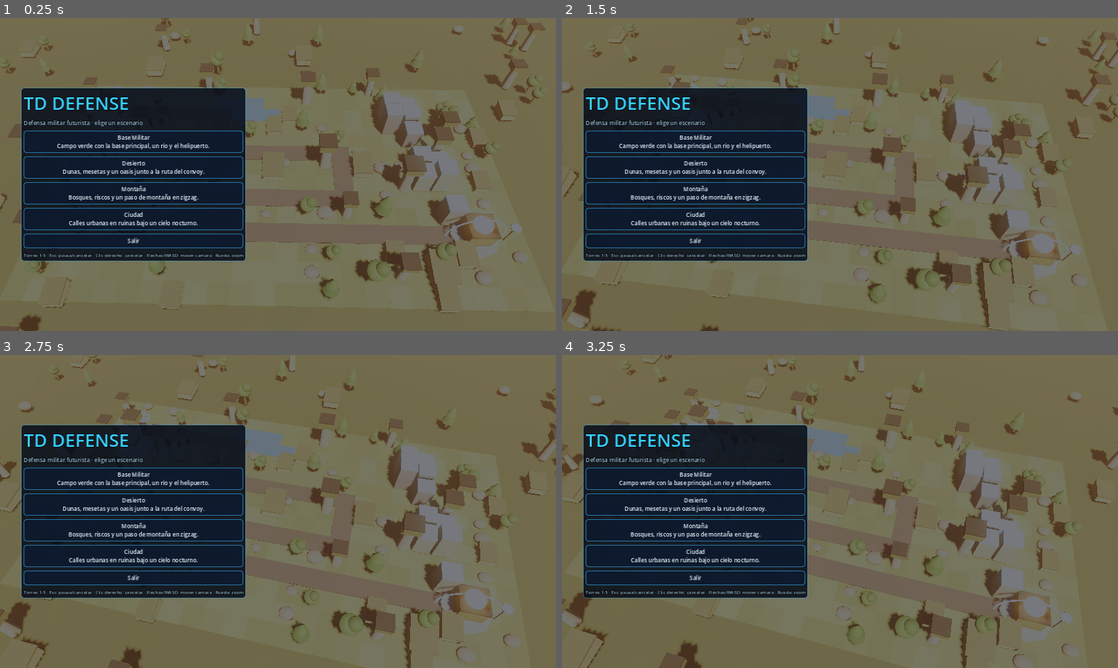
Above: before the commit, frames 1-4 (two rows, left to right).
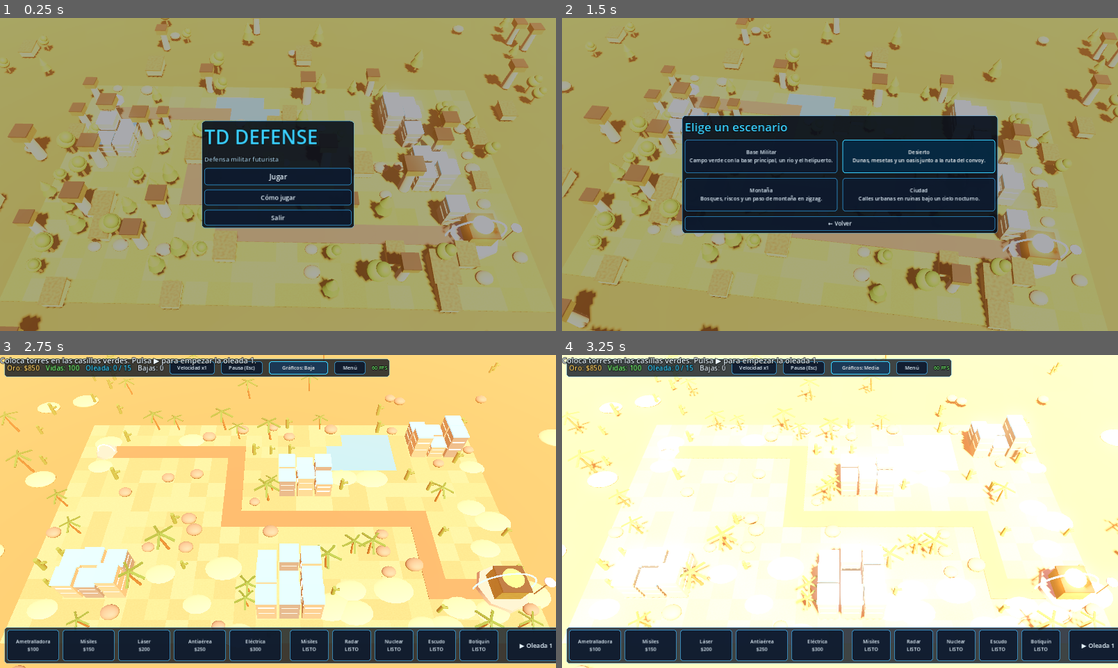
Above: after the commit, the same moments.

Repository: ZaBaDeVgit/TdDefense
Game: Godot game, scene res://scenes/main.tscn
Same seed, same stepped clock (60 frames per second), same inputs: the game is played once before the commit and once after it.
Inputs (mouse positions are in pixels of both pictures, inside the frame that each line leads up to):
- Up to frame 1 (0.25 s): no input
- Up to frame 2 (1.5 s): click (840, 177) at 0.5 s, where only the run after the commit has a clickable "Jugar"; tap Enter at 1.25 s; move the mouse to (962, 158) at 1.27 s; hold D from 1.28 s (still down); tap 1 at 1.35 s; click (962, 158) at 1.42 s
- Up to frame 3 (2.75 s): tap Space at 1.52, 1.82 s; tap 5 at 1.55 s; release D at 2 s; click (300, 367) at 2 s, where only the run after the commit has a clickable "Gráficos: Alta"
- Up to frame 4 (3.25 s): click (862, 367) at 2.75 s, where only the run after the commit has a clickable "Gráficos: Baja"

The runs differ from the first frame. In frame 1, 98% of the frame differs, in the area x 0-100%, y 0-100%; in frame 2, 94%; in frame 3, 100%; in frame 4, 100%.

Commit message:
Godot: controles solo con raton (arrastrar torres), menus por pantallas, texturas, detalles y selector de graficos
Co-authored-by: arena-agent <297053741+arena-agent@users.noreply.github.com>

Diff:
--- a/godot/scripts/main.gd
+++ b/godot/scripts/main.gd
@@ -85,6 +85,19 @@
 var lbl_end_text: Label
 var flash_rect: ColorRect
 var msg_t := 0.0
+var btn_quality: Button
+var btn_menu: Button
+var lbl_fps: Label
+var top_panel: PanelContainer
+var bottom_panel: PanelContainer
+var quality := 2
+var fps_t := 0.0
+var drag_key := ""
+var drag_active := false
+var drag_start := Vector2.ZERO
+var drag_preview: Control = null
+var drag_release_frame := -10
+var screens: Dictionary = {}
 
 func _ready() -> void:
 	rng.randomize()
@@ -162,7 +175,8 @@
 	ui.add_child(hud_root)
 
 	# Barra superior
-	var top := panel()
+	top_panel = panel()
+	var top := top_panel
 	top.position = Vector2(12, 10)
 	hud_root.add_child(top)
 	var top_h := HBoxContainer.new()
@@ -180,6 +194,12 @@
 	top_h.add_child(btn_speed)
 	btn_pause = mk_button("Pausa (Esc)", toggle_pause, Vector2(120, 34), 14)
 	top_h.add_child(btn_pause)
+	btn_quality = mk_button("Gráficos: Alta", on_quality, Vector2(170, 34), 14)
+	top_h.add_child(btn_quality)
+	btn_menu = mk_button("Menú", on_menu, Vector2(90, 34), 14)
+	top_h.add_child(btn_menu)
+	lbl_fps = mk_label("60 FPS", 14, Color("#7dff7a"))
+	top_h.add_child(lbl_fps)
 
 	# Mensajes
 	lbl_msg = mk_label("", 22, COL_TEXT)
@@ -207,7 +227,8 @@
 	ih.add_child(btn_sell)
 
 	# Barra inferior: torres, habilidades y oleadas
-	var bottom := panel()
+	bottom_panel = panel()
+	var bottom := bottom_panel
 	bottom.set_anchors_preset(Control.PRESET_BOTTOM_WIDE)
 	bottom.offset_top = -118
 	bottom.offset_bottom = -12
@@ -220,8 +241,9 @@
 	for i in range(TDData.TOWER_ORDER.size()):
 		var key: String = TDData.TOWER_ORDER[i]
 		var t: Dictionary = TDData.TOWERS[key]
-		var b := mk_button("%d · %s\n$%d" % [i + 1, t["name"], t["cost"]], on_build.bind(key), Vector2(132, 58), 14)
+		var b := mk_button("%s\n$%d" % [t["name"], t["cost"]], on_build.bind(key), Vector2(150, 58), 14)
 		tower_btns[key] = b
+		b.gui_input.connect(on_tower_gui.bind(key))
 		bh.add_child(b)
 	var sep := VSeparator.new()
 	bh.add_child(sep)
@@ -236,43 +258,96 @@
 	btn_wave = mk_button("▶ Oleada 1", on_start_wave, Vector2(170, 58), 18)
 	bh.add_child(btn_wave)
 
+func make_screen() -> Control:
+	var c := Control.new()
+	c.set_anchors_preset(Control.PRESET_FULL_RECT)
+	c.mouse_filter = Control.MOUSE_FILTER_IGNORE
+	c.visible = false
+	return c
+
+func center_of(c: Control) -> CenterContainer:
+	var cc := CenterContainer.new()
+	cc.set_anchors_preset(Control.PRESET_FULL_RECT)
+	cc.mouse_filter = Control.MOUSE_FILTER_IGNORE
+	c.add_child(cc)
+	return cc
+
 func build_menu() -> void:
 	menu_root = Control.new()
 	menu_root.set_anchors_preset(Control.PRESET_FULL_RECT)
+	menu_root.mouse_filter = Control.MOUSE_FILTER_IGNORE
 	ui.add_child(menu_root)
 	var shade := ColorRect.new()
-	shade.color = Color(0.02, 0.04, 0.08, 0.55)
+	shade.color = Color(0.02, 0.04, 0.08, 0.35)
 	shade.set_anchors_preset(Control.PRESET_FULL_RECT)
 	shade.mouse_filter = Control.MOUSE_FILTER_IGNORE
 	menu_root.add_child(shade)
-	var vwrap := VBoxContainer.new()
-	vwrap.set_anchors_preset(Control.PRESET_FULL_RECT)
-	vwrap.mouse_filter = Control.MOUSE_FILTER_IGNORE
-	menu_root.add_child(vwrap)
-	var sp1 := Control.new()
-	sp1.size_flags_vertical = Control.SIZE_EXPAND_FILL
-	vwrap.add_child(sp1)
-	var hwrap := HBoxContainer.new()
-	vwrap.add_child(hwrap)
-	var ml := MarginContainer.new()
-	ml.add_theme_constant_override("margin_left", 60)
-	hwrap.add_child(ml)
-	var box := panel(Color(0.02, 0.05, 0.1, 0.85))
-	box.custom_minimum_size = Vector2(520, 0)
-	ml.add_child(box)
-	var sp2 := Control.new()
-	sp2.size_flags_vertical = Control.SIZE_EXPAND_FILL
-	vwrap.add_child(sp2)
+
+	# Pantalla principal
+	var s_main := make_screen()
+	menu_root.add_child(s_main)
+	screens["main"] = s_main
+	var box := panel(Color(0.02, 0.05, 0.1, 0.88))
+	box.custom_minimum_size = Vector2(440, 0)
+	center_of(s_main).add_child(box)
 	var v := VBoxContainer.new()
-	v.add_theme_constant_override("separation", 10)
+	v.add_theme_constant_override("separation", 12)
 	box.add_child(v)
-	v.add_child(mk_label("TD DEFENSE", 52, COL_ACCENT))
-	v.add_child(mk_label("Defensa militar futurista · elige un escenario", 16, Color("#9fc6df")))
+	v.add_child(mk_label("TD DEFENSE", 56, COL_ACCENT))
+	v.add_child(mk_label("Defensa militar futurista", 18, Color("#9fc6df")))
+	v.add_child(mk_button("Jugar", func(): show_screen("maps"), Vector2(400, 50), 20))
+	v.add_child(mk_button("Cómo jugar", func(): show_screen("help"), Vector2(400, 46), 18))
+	v.add_child(mk_button("Salir", on_quit, Vector2(400, 46), 18))
+
+	# Seleccion de escenario
+	var s_maps := make_screen()
+	menu_root.add_child(s_maps)
+	screens["maps"] = s_maps
+	var box2 := panel(Color(0.02, 0.05, 0.1, 0.9))
+	center_of(s_maps).add_child(box2)
+	var v2 := VBoxContainer.new()
+	v2.add_theme_constant_override("separation", 14)
+	box2.add_child(v2)
+	v2.add_child(mk_label("Elige un escenario", 34, COL_ACCENT))
+	var grid := GridContainer.new()
+	grid.columns = 2
+	grid.add_theme_constant_override("h_separation", 14)
+	grid.add_theme_constant_override("v_separation", 14)
+	v2.add_child(grid)
 	for i in range(TDData.SCENARIOS.size()):
 		var sc: Dictionary = TDData.SCENARIOS[i]
-		v.add_child(mk_button("%s\n%s" % [sc["name"], sc["desc"]], on_play.bind(i), Vector2(480, 64), 16))
-	v.add_child(mk_button("Salir", on_quit, Vector2(480, 42), 16))
-	v.add_child(mk_label("Torres 1-5 · Esc: pausa/cancelar · Clic derecho: cancelar · Flechas/WASD: mover cámara · Rueda: zoom", 13, Color("#9fc6df")))
+		grid.add_child(mk_button("%s\n%s" % [sc["name"], sc["desc"]], on_play.bind(i), Vector2(440, 96), 15))
+	v2.add_child(mk_button("← Volver", func(): show_screen("main"), Vector2(200, 42), 16))
+
+	# Como jugar
+	var s_help := make_screen()
+	menu_root.add_child(s_help)
+	screens["help"] = s_help
+	var box3 := panel(Color(0.02, 0.05, 0.1, 0.9))
+	center_of(s_help).add_child(box3)
+	var v3 := VBoxContainer.new()
+	v3.add_theme_constant_override("separation", 12)
+	box3.add_child(v3)
+	v3.add_child(mk_label("Cómo jugar", 34, COL_ACCENT))
+	var txt := mk_label("""Arrastra una torre desde la barra inferior hasta una casilla verde del mapa.
+Haz clic en una torre construida para mejorarla (hasta nivel 3) o venderla.
+Pulsa ▶ Oleada para empezar. Los enemigos siguen el camino hasta tu base.
+Cada enemigo abatido da oro. Si pierdes todas las vidas, la base cae.
+Habilidades: Misiles y Radar requieren un objetivo; Nuclear, Escudo y Botiquín son inmediatas.
+
+Controles con ratón:
+· Arrastrar con el botón central: mover la cámara
+· Rueda: zoom · Acercar el ratón a los bordes: desplazar
+· Clic derecho: cancelar · Esc: pausa""", 16, COL_TEXT)
+	txt.autowrap_mode = TextServer.AUTOWRAP_WORD_SMART
+	txt.custom_minimum_size = Vector2(680, 0)
+	v3.add_child(txt)
+	v3.add_child(mk_button("← Volver", func(): show_screen("main"), Vector2(200, 42), 16))
+	show_screen("main")
+
+func show_screen(which: String) -> void:
+	for k in screens.keys():
+		(screens[k] as Control).visible = (k == which)
 
 func build_pause() -> void:
 	pause_root = Control.new()
@@ -326,6 +401,7 @@
 	in_game = false
 	paused = false
 	menu_root.visible = true
+	show_screen("main")
 	hud_root.visible = false
 	pause_root.visible = false
 	end_root.visible = false
@@ -545,7 +621,7 @@
 	env.background_mode = Environment.BG_SKY
 	env.sky = sky_res
 	env.ambient_light_source = Environment.AMBIENT_SOURCE_SKY
-	env.ambient_light_energy = 0.8
+	env.ambient_light_energy = 1.0
 	env.tonemap_mode = Environment.TONE_MAPPER_ACES
 	env.tonemap_exposure = 1.05
 	env.glow_enabled = true
@@ -556,7 +632,12 @@
 	env.fog_light_color = Color(sc["sky_bottom"])
 	env.fog_density = 0.006
 	env.ssao_enabled = true
+	env.adjustment_enabled = true
+	env.adjustment_saturation = 1.18
+	env.adjustment_contrast = 1.08
+	env.adjustment_brightness = 1.03
 	env_node.environment = env
+	apply_quality()
 	var night: bool = sc["id"] == "ciudad"
 	sun.light_energy = 1.0 if night else 2.2
 	sun.light_color = Color("#9fb4ff") if night else Color("#ffe2b0")
@@ -584,7 +665,7 @@
 				var _w := TDModels.box(world, Vector3(TDData.TILE, 0.3, TDData.TILE), water_mat, Vector3(p.x, -0.12, p.z))
 				continue
 			# Terreno base de cada casilla
-			var _g := TDModels.box(world, Vector3(TDData.TILE, 0.4, TDData.TILE), make_mat("#" + gcol.to_html(false)), Vector3(p.x, -0.2, p.z))
+			var _g := TDModels.box(world, Vector3(TDData.TILE, 0.4, TDData.TILE), TDModels.ground_mat(gcol), Vector3(p.x, -0.2, p.z))
 			if t == "P":
 				var _rd := TDModels.box(world, Vector3(TDData.TILE * 1.02, 0.06, TDData.TILE * 1.02), road_mat, Vector3(p.x, 0.03, p.z))
 			elif t == "#":
@@ -593,6 +674,14 @@
 				var bcol: String = bcols[rng.randi() % 3]
 				var _bld := TDModels.box(world, Vector3(TDData.TILE * 0.86, h, TDData.TILE * 0.86), make_mat(bcol), Vector3(p.x, h / 2.0, p.z))
 				TDModels.box(world, Vector3(TDData.TILE * 0.9, 0.15, TDData.TILE * 0.9), TDModels.glow("#44c8ff", 0.8), Vector3(p.x, h + 0.08, p.z))
+				var half := TDData.TILE * 0.43
+				for fy in [0.4, 0.75]:
+					var yy: float = h * float(fy)
+					var win := TDModels.glow("#ffd9a0", 0.9)
+					TDModels.box(world, Vector3(TDData.TILE * 0.7, 0.14, 0.04), win, Vector3(p.x, yy, p.z + half))
+					TDModels.box(world, Vector3(TDData.TILE * 0.7, 0.14, 0.04), win, Vector3(p.x, yy, p.z - half))
+					TDModels.box(world, Vector3(0.04, 0.14, TDData.TILE * 0.7), win, Vector3(p.x + half, yy, p.z))
+					TDModels.box(world, Vector3(0.04, 0.14, TDData.TILE * 0.7), win, Vector3(p.x - half, yy, p.z))
 			elif t == "." and rng.randf() < 0.38 and not deco.is_empty():
 				var kind: String = deco[rng.randi() % deco.size()]
 				var prop := TDModels.build_prop(kind, rng)
@@ -1074,6 +1163,8 @@
 	return get_tile(c, r) == "." and not tower_at.has(Vector2i(c, r))
 
 func on_build(key: String) -> void:
+	if Engine.get_process_frames() == drag_release_frame:
+		return
 	if not in_game or over:
 		return
 	skill_mode = ""
@@ -1258,10 +1349,70 @@
 	tw.tween_property(flash_rect, "color:a", 0.0, duration)
 
 # ====================== Bucle principal ======================
+func _input(event: InputEvent) -> void:
+	if drag_key == "":
+		return
+	if event is InputEventMouseMotion:
+		var mp: Vector2 = event.position
+		if not drag_active and mp.distance_to(drag_start) > 8.0:
+			start_drag_visual()
+		if drag_active and drag_preview:
+			drag_preview.position = mp + Vector2(18, 14)
+	elif event is InputEventMouseButton and event.button_index == MOUSE_BUTTON_LEFT and not event.pressed:
+		if drag_active:
+			var pos: Vector2 = event.position
+			if in_game and not over_hud(pos):
+				var cell := pick_cell(pos)
+				if cell.x >= 0:
+					place_tower(drag_key, cell)
+			build_type = ""
+			drag_release_frame = Engine.get_process_frames()
+			end_drag_visual()
+		drag_key = ""
+		drag_active = false
+
+func on_tower_gui(event: InputEvent, key: String) -> void:
+	if event is InputEventMouseButton and event.button_index == MOUSE_BUTTON_LEFT and event.pressed:
+		if in_game and not over and not paused:
+			drag_key = key
+			drag_start = get_viewport().get_mouse_position()
+			drag_active = false
+
+func over_hud(pos: Vector2) -> bool:
+	if top_panel.get_global_rect().has_point(pos):
+		return true
+	if bottom_panel.get_global_rect().has_point(pos):
+		return true
+	if info_box.visible and info_box.get_global_rect().has_point(pos):
+		return true
+	return false
+
+func start_drag_visual() -> void:
+	drag_active = true
+	build_type = drag_key
+	selected = null
+	info_box.visible = false
+	sel_ring.visible = false
+	drag_preview = panel()
+	drag_preview.mouse_filter = Control.MOUSE_FILTER_IGNORE
+	drag_preview.add_child(mk_label(TDData.TOWERS[drag_key]["name"], 15, COL_ACCENT))
+	ui.add_child(drag_preview)
+
+func end_drag_visual() -> void:
+	if drag_preview and is_instance_valid(drag_preview):
+		drag_preview.queue_free()
+	drag_preview = null
+
 func _unhandled_input(event: InputEvent) -> void:
 	if not in_game:
 		return
-	if event is InputEventMouseButton and event.pressed:
+	if event is InputEventMouseMotion:
+		var mm := event as InputEventMouseMotion
+		if (mm.button_mask & MOUSE_BUTTON_MASK_MIDDLE) != 0:
+			var k := cam_dist / 46.0 * 0.06
+			cam_target.x -= mm.relative.x * k
+			cam_target.z -= mm.relative.y * k
+	elif event is InputEventMouseButton and event.pressed:
 		var mb := event as InputEventMouseButton
 		if mb.button_index == MOUSE_BUTTON_WHEEL_UP:
 			cam_dist = maxf(22.0, cam_dist - 2.5)
@@ -1271,19 +1422,31 @@
 			cancel_modes()
 		elif mb.button_index == MOUSE_BUTTON_LEFT:
 			on_world_click(mb.position)
-	elif event is InputEventKey and event.pressed and not event.echo:
-		var k := event as InputEventKey
-		if k.keycode == KEY_ESCAPE:
-			if build_type != "" or skill_mode != "" or selected != null:
-				cancel_modes()
-			else:
-				toggle_pause()
-		elif k.keycode >= KEY_1 and k.keycode <= KEY_5:
-			on_build(TDData.TOWER_ORDER[k.keycode - KEY_1])
-		elif k.keycode == KEY_SPACE:
-			on_start_wave()
-		elif k.keycode == KEY_P:
+	elif event is InputEventKey and event.pressed and not event.echo and event.keycode == KEY_ESCAPE:
+		if build_type != "" or skill_mode != "" or selected != null:
+			cancel_modes()
+		else:
 			toggle_pause()
+
+func on_quality() -> void:
+	quality = (quality + 1) % 3
+	apply_quality()
+
+func apply_quality() -> void:
+	var names := ["Baja", "Media", "Alta"]
+	btn_quality.text = "Gráficos: " + names[quality]
+	sun.shadow_enabled = quality >= 1
+	var env: Environment = env_node.environment
+	if env:
+		env.ssao_enabled = quality == 2
+		env.glow_enabled = quality >= 1
+	match quality:
+		0:
+			get_viewport().msaa_3d = Viewport.MSAA_DISABLED
+		1:
+			get_viewport().msaa_3d = Viewport.MSAA_2X
+		_:
+			get_viewport().msaa_3d = Viewport.MSAA_4X
 
 func cancel_modes() -> void:
 	build_type = ""
@@ -1316,30 +1479,38 @@
 	info_box.position = Vector2(vp.x - 300.0, 72.0)
 
 func _process(delta: float) -> void:
-	# Camara
-	var move := Vector3.ZERO
-	if Input.is_key_pressed(KEY_A) or Input.is_key_pressed(KEY_LEFT):
-		move.x -= 1
-	if Input.is_key_pressed(KEY_D) or Input.is_key_pressed(KEY_RIGHT):
-		move.x += 1
-	if Input.is_key_pressed(KEY_W) or Input.is_key_pressed(KEY_UP):
-		move.z -= 1
-	if Input.is_key_pressed(KEY_S) or Input.is_key_pressed(KEY_DOWN):
-		move.z += 1
+	# Camara: desplazamiento por bordes de pantalla, zoom con rueda y arrastre con boton central
+	var vp_size := get_viewport().get_visible_rect().size
+	var mp0 := get_viewport().get_mouse_position()
+	var pan := Vector2.ZERO
+	if in_game and Rect2(Vector2.ZERO, vp_size).has_point(mp0):
+		if mp0.x < 8.0:
+			pan.x -= 1.0
+		elif mp0.x > vp_size.x - 8.0:
+			pan.x += 1.0
+		if mp0.y < 8.0:
+			pan.y -= 1.0
+		elif mp0.y > vp_size.y - 8.0:
+			pan.y += 1.0
 	if in_game:
-		cam_target += move.normalized() * 22.0 * delta * (cam_dist / 46.0)
+		cam_target += Vector3(pan.x, 0, pan.y) * 22.0 * delta * (cam_dist / 46.0)
+		cam_target.x = clampf(cam_target.x, -12.0, W * TDData.TILE + 12.0)
+		cam_target.z = clampf(cam_target.z, -12.0, H * TDData.TILE + 12.0)
 	else:
 		cam_orbit += delta * 0.08
+		cam_target = Vector3(W * TDData.TILE * 0.5, 0, H * TDData.TILE * 0.5)
+		cam_dist = 40.0
 	var pitch := deg_to_rad(54.0)
 	var yaw := cam_orbit if not in_game else 0.0
 	var off := Vector3(sin(yaw) * cos(pitch), sin(pitch), cos(yaw) * cos(pitch)) * cam_dist
-	if not in_game:
-		cam_target = Vector3(W * TDData.TILE * 0.5, 0, H * TDData.TILE * 0.5)
-		cam_dist = 40.0
 	cam.position = cam_target + off
 	cam.look_at(cam_target, Vector3.UP)
 
-	layout_ui()
+	fps_t -= delta
+	if fps_t <= 0.0:
+		fps_t = 0.5
+		lbl_fps.text = "%d FPS" % Engine.get_frames_per_second()
+
 	if msg_t > 0.0:
 		msg_t -= delta
 		lbl_msg.modulate.a = clampf(msg_t / 0.6, 0.0, 1.0)
--- a/godot/scripts/models.gd
+++ b/godot/scripts/models.gd
@@ -47,6 +47,59 @@
 			if key.begins_with("#"):
 				col = Color(key)
 	m.albedo_color = col
+	if key == "camo" or key == "olive":
+		m.albedo_texture = camo_noise()
+		m.uv1_scale = Vector3(2, 2, 1)
+	_mats[key] = m
+	return m
+
+# Texturas procedurales (ruido de Godot), creadas una sola vez
+static var _soft_noise: NoiseTexture2D = null
+static var _camo_noise: NoiseTexture2D = null
+
+static func soft_noise() -> Texture2D:
+	if _soft_noise == null:
+		var fn := FastNoiseLite.new()
+		fn.noise_type = FastNoiseLite.TYPE_SIMPLEX_SMOOTH
+		fn.frequency = 0.05
+		fn.fractal_octaves = 3
+		var g := Gradient.new()
+		g.offsets = PackedFloat32Array([0.0, 1.0])
+		g.colors = PackedColorArray([Color(0.8, 0.8, 0.8), Color(1, 1, 1)])
+		_soft_noise = NoiseTexture2D.new()
+		_soft_noise.noise = fn
+		_soft_noise.color_ramp = g
+		_soft_noise.width = 256
+		_soft_noise.height = 256
+		_soft_noise.seamless = true
+	return _soft_noise
+
+static func camo_noise() -> Texture2D:
+	if _camo_noise == null:
+		var fn := FastNoiseLite.new()
+		fn.noise_type = FastNoiseLite.TYPE_SIMPLEX_SMOOTH
+		fn.frequency = 0.035
+		fn.fractal_octaves = 4
+		var g := Gradient.new()
+		g.offsets = PackedFloat32Array([0.0, 0.5, 1.0])
+		g.colors = PackedColorArray([Color(0.5, 0.5, 0.5), Color(0.85, 0.85, 0.85), Color(1, 1, 1)])
+		_camo_noise = NoiseTexture2D.new()
+		_camo_noise.noise = fn
+		_camo_noise.color_ramp = g
+		_camo_noise.width = 256
+		_camo_noise.height = 256
+		_camo_noise.seamless = true
+	return _camo_noise
+
+static func ground_mat(col: Color) -> StandardMaterial3D:
+	var key := "gnd:" + col.to_html(false)
+	if _mats.has(key):
+		return _mats[key]
+	var m := StandardMaterial3D.new()
+	m.albedo_color = col
+	m.albedo_texture = soft_noise()
+	m.uv1_scale = Vector3(3, 3, 1)
+	m.roughness = 0.95
 	_mats[key] = m
 	return m
 
@@ -157,6 +210,12 @@
 			turret.position = Vector3(0, 2.8, 0)
 			sph(turret, 0.45, glow("#7fe9ff", 3.0), Vector3(0, 0, 0))
 			torus(turret, 0.5, 0.6, glow("#7fe9ff", 1.5), Vector3(0, 0, 0), Vector3(PI / 2, 0, 0))
+	# Detalles comunes: pernos, cables y luz de estado
+	for i in range(6):
+		var ang := float(i) * TAU / 6.0
+		sph(root, 0.05, mat("steel"), Vector3(cos(ang) * 1.22, 0.5, sin(ang) * 1.22))
+	cyl(root, 0.03, 0.03, 0.9, mat("rubber"), Vector3(1.05, 0.7, 0.5))
+	sph(root, 0.07, glow("#7dff7a", 3.0), Vector3(-0.9, 0.55, 0.9))
 	return root
 
 # ---------------- Enemigos ----------------
@@ -228,6 +287,23 @@
 			rotors.append(rotor)
 			box(rotor, Vector3(6.0, 0.04, 0.3), mat("dark"), Vector3.ZERO)
 			box(rotor, Vector3(0.3, 0.04, 6.0), mat("dark"), Vector3.ZERO)
+	match type:
+		"soldier", "shield":
+			box(body, Vector3(0.42, 0.55, 0.18), mat("dark"), Vector3(0, 1.05, 0.25))
+			box(body, Vector3(0.3, 0.08, 0.3), mat("rubber"), Vector3(0, 0.02, 0.0))
+		"jeep":
+			box(body, Vector3(1.3, 0.42, 0.04), mat("glass_clear"), Vector3(0, 1.05, -0.32), Vector3(-0.3, 0, 0))
+			sph(body, 0.1, glow("#ffe9b0", 3.0), Vector3(-0.5, 0.6, -1.02))
+			sph(body, 0.1, glow("#ffe9b0", 3.0), Vector3(0.5, 0.6, -1.02))
+		"tank":
+			for z in [-1.2, -0.6, 0.0, 0.6, 1.2]:
+				for sx in [-1.25, 1.25]:
+					cyl(body, 0.16, 0.16, 0.12, mat("rubber"), Vector3(sx, 0.25, z), Vector3(0, 0, PI / 2))
+			sph(body, 0.22, mat("steel"), Vector3(0.3, 1.4, 0.4))
+		"truck":
+			box(body, Vector3(1.7, 0.5, 0.05), mat("glass_clear"), Vector3(0, 1.4, -1.82))
+		"heli":
+			sph(body, 0.6, mat("glass_clear"), Vector3(0, 0.35, -1.0), Vector3(1, 0.9, 0.8))
 	root.set_meta("legs", legs)
 	root.set_meta("rotors", rotors)
 	return root
Not shown, changed: godot/LEEME.md
